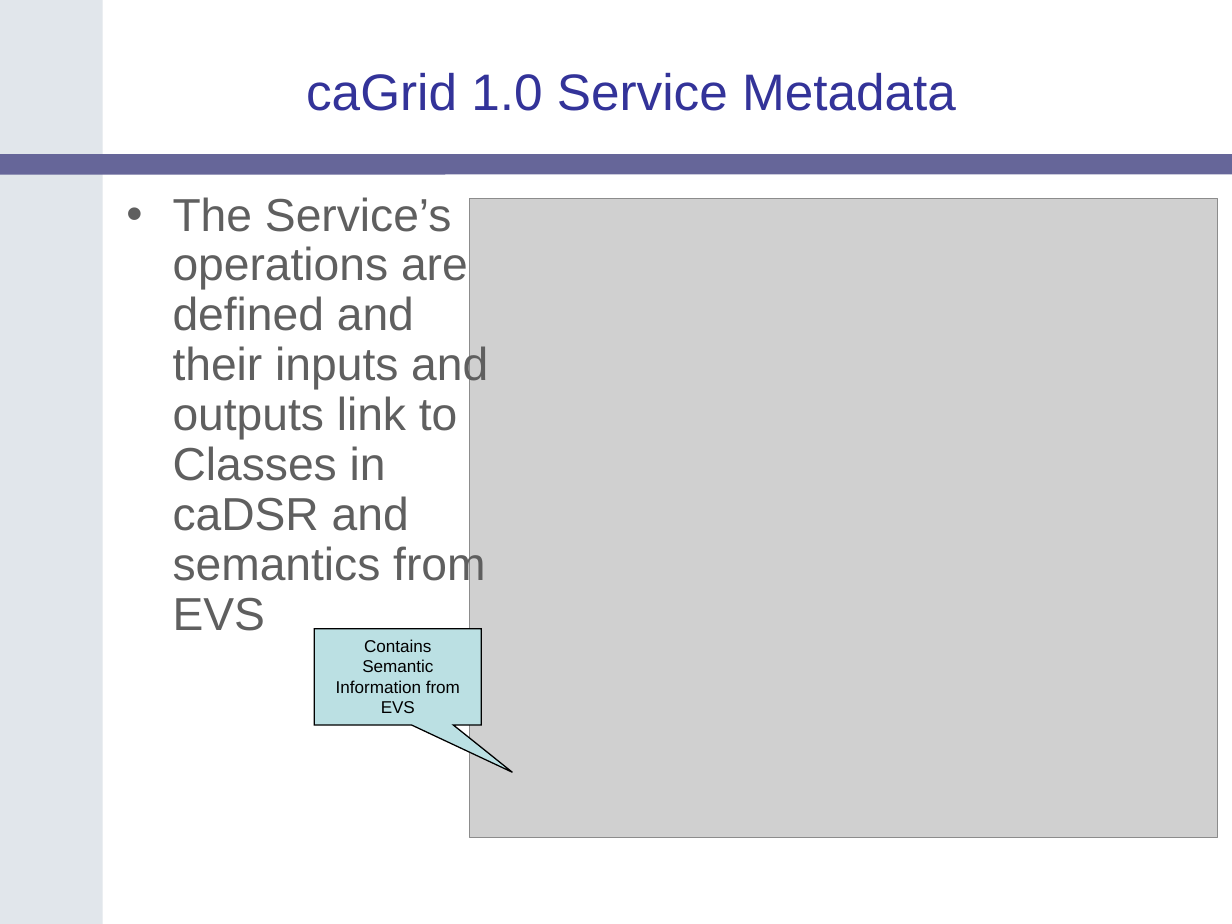
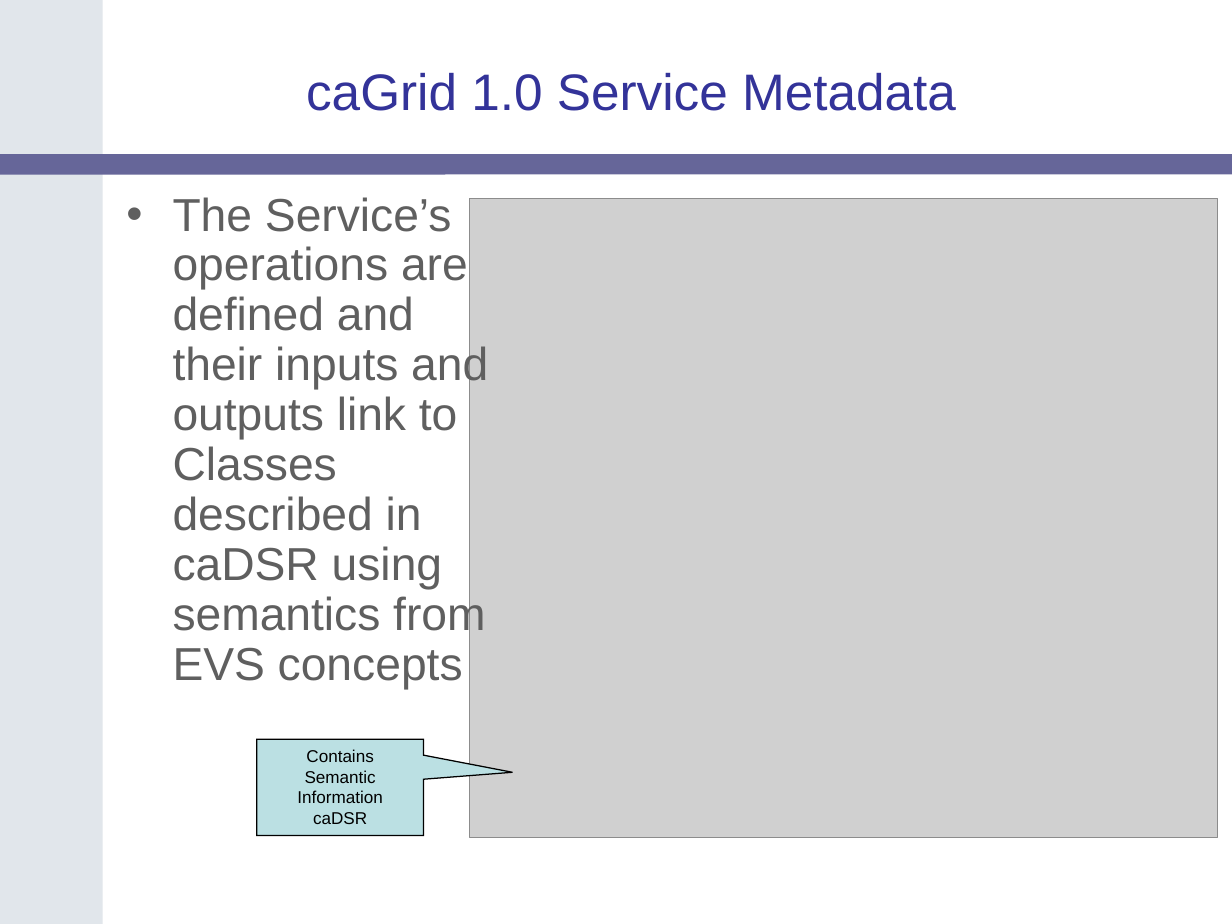
Before and after one commit to NCIP/cagrid-portal, a slide deck: slide 29 of cagrid-1-0/Documentation/presentations/200607_VCDE_ARCH/caGrid-1.0_Beta_Metadata.ppt (slide 25 before the commit). Drawn at 1232x924 pixels with LibreOffice and Linux fonts; fonts in the diff are those of the drawing; grey boxes stand for pictures; background and template pictures are left out. Boxes give left, top, right and bottom in pixels: in the first picture for what was removed or moved away, otherwise in the second. Text is boxed around its words. In the diff, an @@ line names an element or a change of style, - is before the commit and + after.

```diff
--- a/cagrid-1-0/Documentation/presentations/200607_VCDE_ARCH/caGrid-1.0_Beta_Metadata.ppt
+++ b/cagrid-1-0/Documentation/presentations/200607_VCDE_ARCH/caGrid-1.0_Beta_Metadata.ppt
@@ text at bbox=[173, 197, 488, 690]: text changed @@
-• The Service’s operations are defined and their inputs and outputs link to Classes in caDSR and semantics from EVS
+• The Service’s operations are defined and their inputs and outputs link to Classes described in caDSR using semantics from EVS concepts
@@ speech box "Contains Semantic Information caDSR": place and size @@
-speech box "Contains Semantic Information caDSR" at bbox=[314, 628, 480, 724]
+speech box "Contains Semantic Information caDSR" at bbox=[256, 739, 423, 835]
@@ speech box "Contains Semantic Information caDSR" at bbox=[256, 739, 423, 835]: proportions changed @@
@@ text in speech box at bbox=[297, 749, 382, 824]: text changed @@
-Contains Semantic Information from EVS
+Contains Semantic Information caDSR
```
Also in this commit, not shown: 8 other slides changed, 4 slides added, 1 other file.
